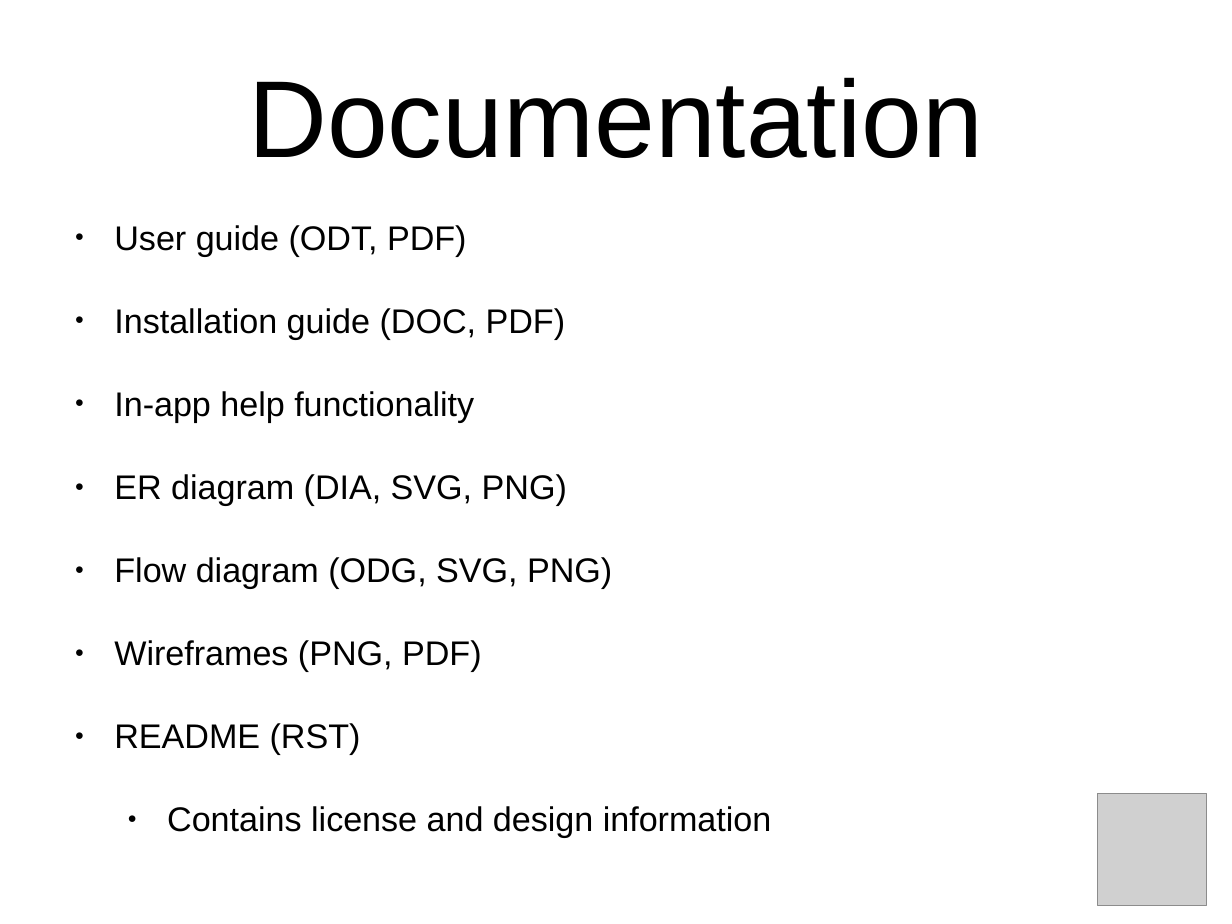
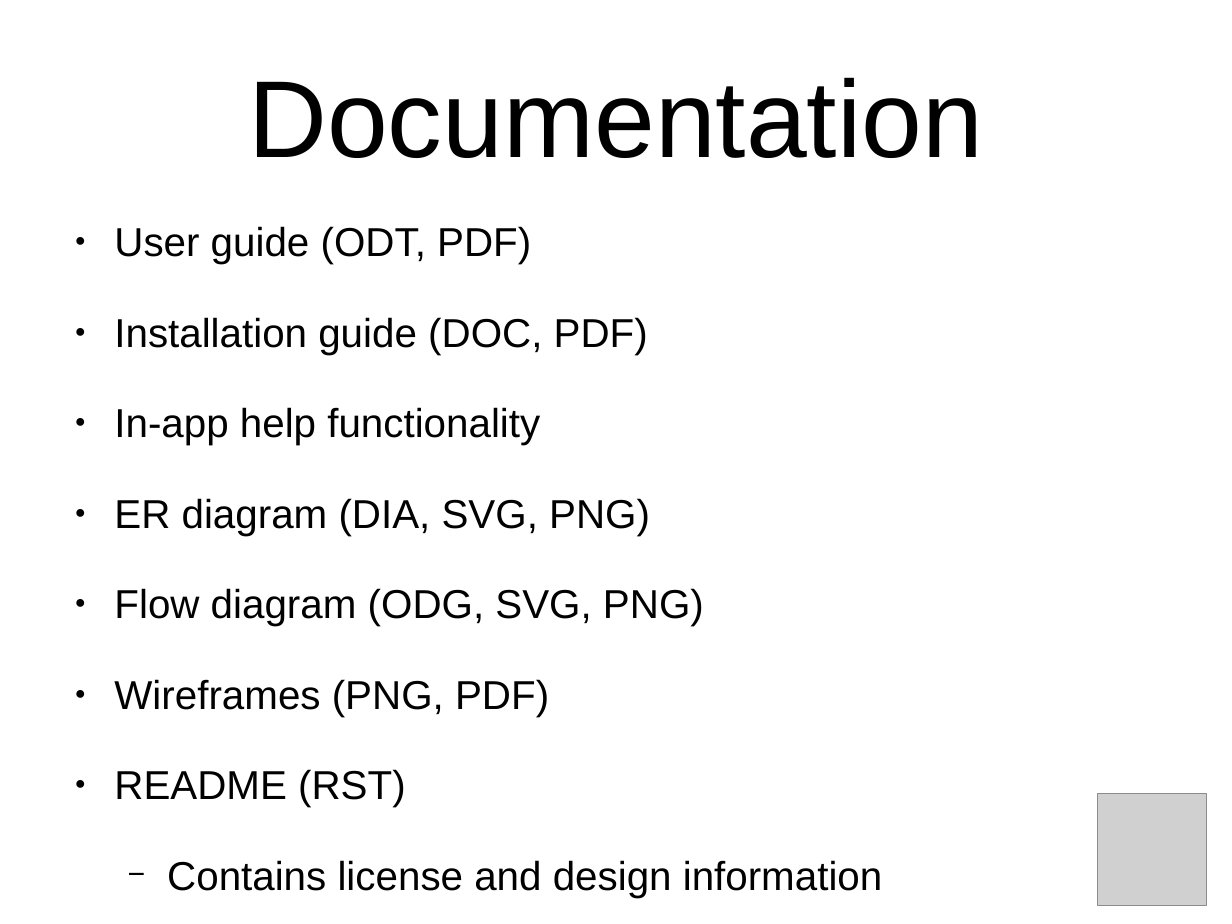
Before and after one commit to oddshocks/hivemind, a slide deck: slide 12 of docs/demo.odp (slide 11 before the commit). Drawn at 1232x924 pixels with LibreOffice and Linux fonts; fonts in the diff are those of the drawing; grey boxes stand for pictures; background and template pictures are left out. Boxes give left, top, right and bottom in pixels: in the first picture for what was removed or moved away, otherwise in the second. Text is boxed around its words. In the diff, an @@ line names an element or a change of style, - is before the commit and + after.

```diff
--- a/docs/demo.odp
+++ b/docs/demo.odp
@@ text "User guide (ODT, PDF)" at box(114, 226, 883, 898): size 22 to 26 pt; bullet ● to − @@
```
Also in this commit, not shown: 2 other slides changed, 4 slides added, 3 slides removed, 1 other file.
